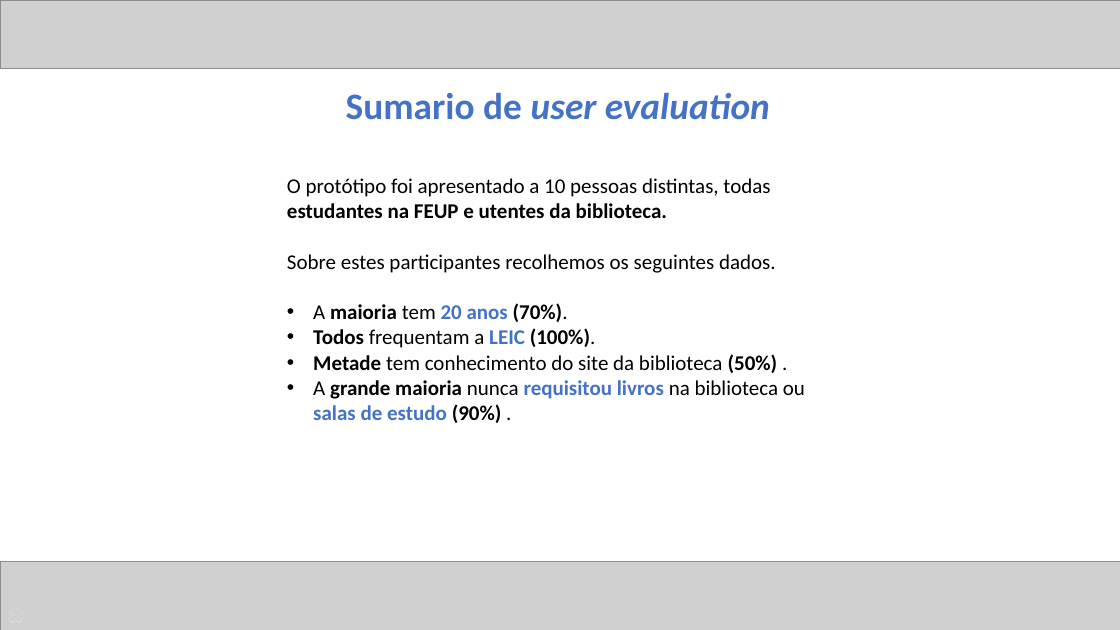
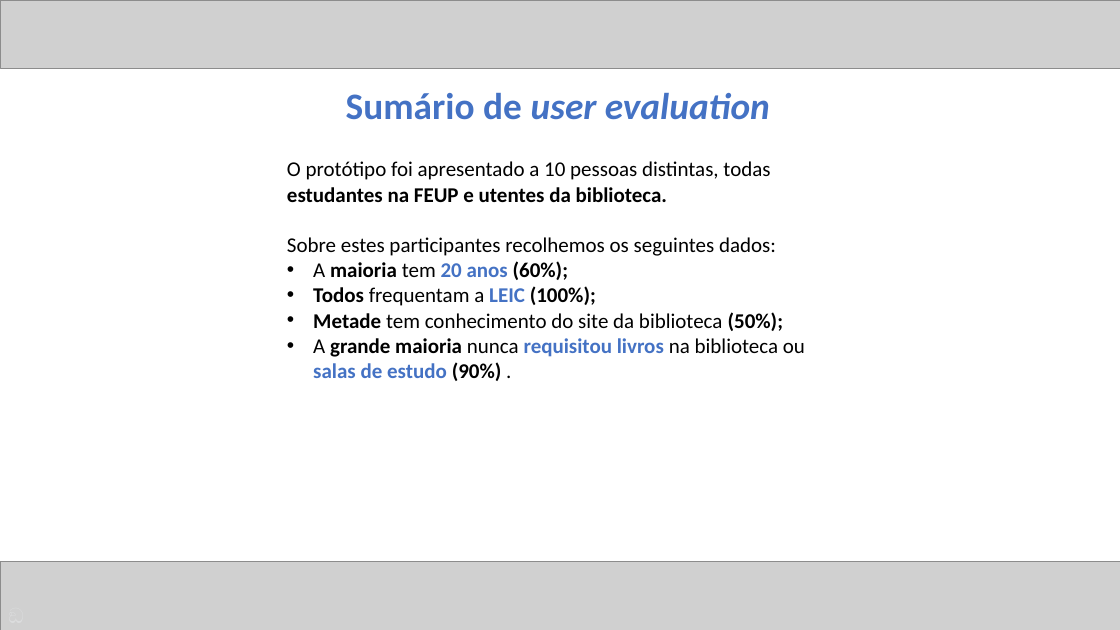
Before and after one commit to ICWeiner/FEUP-IPC, a slide deck: slide 9 of phase3/ipc-phase3-presentation-T07-G3-FEUPeca.pptx. Drawn at 1120x630 pixels with LibreOffice and Linux fonts; fonts in the diff are those of the drawing; grey boxes stand for pictures. Boxes give left, top, right and bottom in pixels: in the first picture for what was removed or moved away, otherwise in the second. Text is boxed around its words. In the diff, an @@ line names an element or a change of style, - is before the commit and + after.

```diff
--- a/phase3/ipc-phase3-presentation-T07-G3-FEUPeca.pptx
+++ b/phase3/ipc-phase3-presentation-T07-G3-FEUPeca.pptx
@@ text at (x1=346, y1=93, x2=770, y2=120): text changed @@
-Sumario de user evaluation
+Sumário de user evaluation
@@ text "O protótipo foi apresentado a ..." moved from (x1=287, y1=178, x2=805, y2=423) to (x1=287, y1=161, x2=805, y2=381) @@
@@ text at (x1=287, y1=237, x2=783, y2=331): text changed @@
-Sobre estes participantes recolhemos os seguintes dados.
-• A maioria tem 20 anos (70%).
-• Todos frequentam a LEIC (100%).
-• Metade tem conhecimento do site da biblioteca (50%) .
+Sobre estes participantes recolhemos os seguintes dados:
+• A maioria tem 20 anos (60%);
+• Todos frequentam a LEIC (100%);
+• Metade tem conhecimento do site da biblioteca (50%);
```
Also in this commit, not shown: 7 other slides changed.
